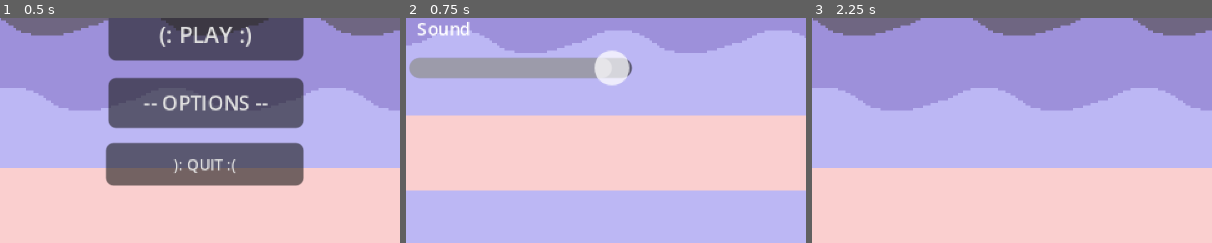
Above: before the commit, frames 1-3 (left to right).
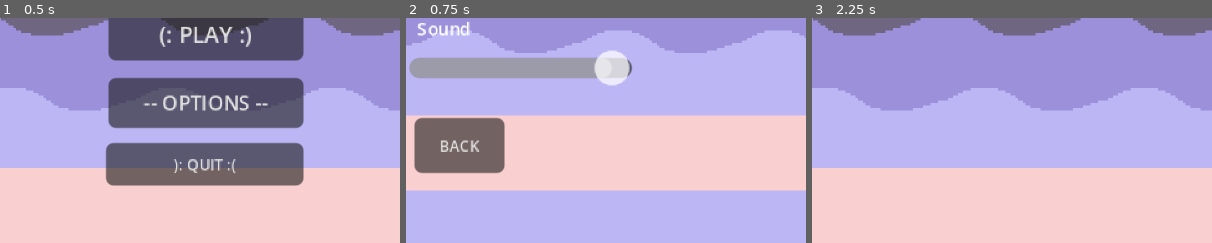
Above: after the commit, the same moments.

Repository: ThatRoucky/FLAPPY-KLANG
Game: Godot game, scene res://scenes/main_menu.tscn
Two runs of this game, one before a commit and one after it. Both use one fixed random seed, a clock stepped at 60 frames per second and the inputs below.
Inputs:
- Up to frame 1 (0.5 s): no input
- Up to frame 2 (0.75 s): click "-- OPTIONS --" at 0.5 s
- Up to frame 3 (2.25 s): click "BACK" at 1.25 s; click "(: PLAY :)" at 2 s
The pictures show only the part of the screen within x 24-74%, y 50-100%; the shares and areas given below are measured in that part.

Frame 1 is identical in both runs. In frame 2, 5.5% of the frame differs, in the area x 2-25%, y 44-69%; in frame 3, nothing differs.

Commit message:
Back button to front

Diff:
--- a/scenes/option_menu.tscn
+++ b/scenes/option_menu.tscn
@@ -170,15 +170,6 @@
 offset_bottom = -240.0
 theme_override_font_sizes/font_size = 10
 text = "Options"
-
-[node name="BackButt" type="Button" parent="."]
-layout_mode = 0
-offset_left = -305.0
-offset_top = -148.0
-offset_right = -269.0
-offset_bottom = -126.0
-theme_override_font_sizes/font_size = 6
-text = "BACK"
 
 [node name="ButtonChange" type="Button" parent="."]
 layout_mode = 0
@@ -216,6 +207,16 @@
 sprite_frames = SubResource("SpriteFrames_6uflr")
 animation = &"KLANG"
 
+[node name="BackButt" type="Button" parent="."]
+z_index = 2
+layout_mode = 0
+offset_left = -305.0
+offset_top = -148.0
+offset_right = -269.0
+offset_bottom = -126.0
+theme_override_font_sizes/font_size = 6
+text = "BACK"
+
 [connection signal="value_changed" from="VolumeSlider" to="." method="_on_volume_slider_value_changed"]
+[connection signal="pressed" from="ButtonChange" to="." method="_on_button_change_pressed"]
 [connection signal="pressed" from="BackButt" to="." method="_on_back_butt_pressed"]
-[connection signal="pressed" from="ButtonChange" to="." method="_on_button_change_pressed"]
--- a/scenes/pipe.tscn
+++ b/scenes/pipe.tscn
@@ -10,7 +10,7 @@
 size = Vector2(7, 79)
 
 [sub_resource type="RectangleShape2D" id="RectangleShape2D_arpqm"]
-size = Vector2(8, 52)
+size = Vector2(8, 58)
 
 [node name="Pipe" type="Area2D" groups=["pipes"]]
 position = Vector2(153, 64)
@@ -34,7 +34,7 @@
 position = Vector2(33, -48)
 
 [node name="CollisionShape2D" type="CollisionShape2D" parent="ScoreArea" groups=["pipes"]]
-position = Vector2(-21, 49)
+position = Vector2(-21, 52)
 shape = SubResource("RectangleShape2D_arpqm")
 
 [node name="Upperpalmtree" type="Sprite2D" parent="."]
